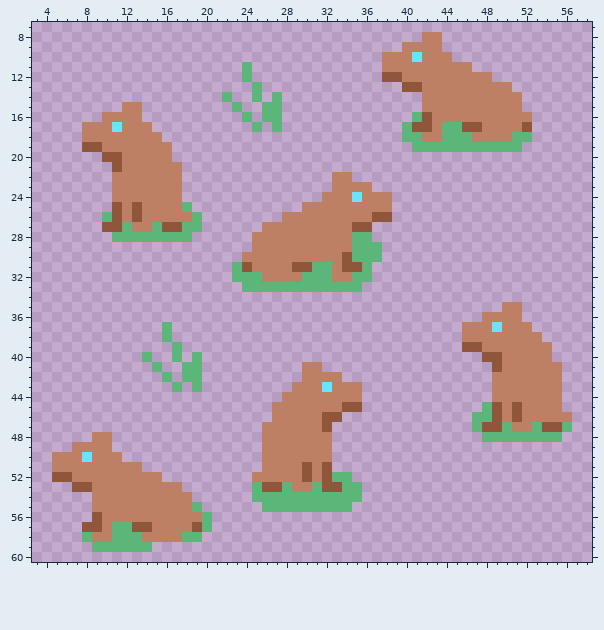
One commit to this pixel-art sprite: sprites/pasture1.png. The first picture shows the starting point.
The file is 256x256 pixels, drawn in blocks of 4x4; one block is one cell here. Shown: x 3..58, y 7..60.
The same view after the edit:
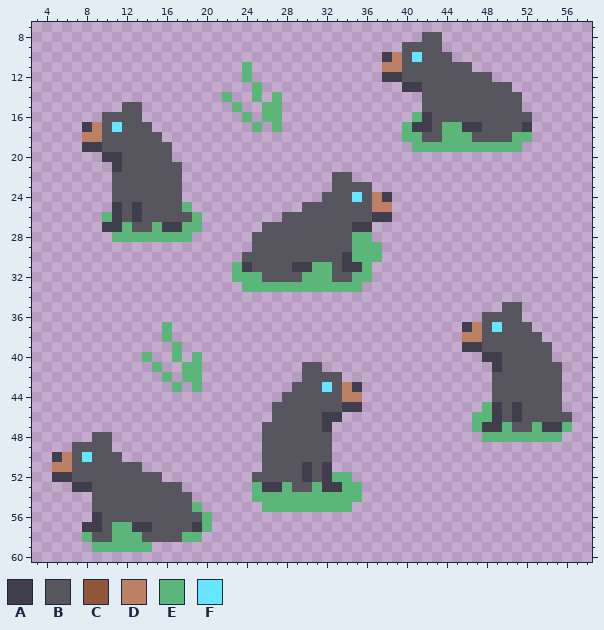
Palette (. is transparent): A #403e4d  B #57555d  C #8f563b  D #bd8064  E #5cb679  F #67e5ff
Change:
@@ x 3..58 @@
  7 ........................................................
- 8 .......................................DD...............
- 9 .....................................DDDD...............
-10 ...................................DDDFDDD..............
-11 .....................E.............DDDDDDDDD............
-12 .....................E.............CCDDDDDDDDD..........
-13 ......................E..............CCDDDDDDDDD........
-14 ...................E..E.E..............DDDDDDDDDD.......
-15 .........DD.........E..EE..............DDDDDDDDDD.......
-16 .......DDDD..........E.EE.............ECDDDDDDDDDD......
-17 .....DDDFDDD..........E.E............ECCDEECCDDDDC......
-18 .....DDDDDDDD........................EEDDEEEDDDDEE......
-19 .....CCDDDDDDD........................EEEEEEEEEEE.......
-20 .......CCDDDDD..........................................
-21 ........CDDDDDD.........................................
-22 ........DDDDDDD...............DD........................
-23 ........DDDDDDD...............DDDD......................
-24 ........DDDDDDD..............DDDFDDD....................
-25 ........CDCDDDDE...........DDDDDDDDD....................
-26 .......ECDCDDDDDE........DDDDDDDDDCC....................
-27 .......CCEDDECCEE......DDDDDDDDDCC......................
-28 ........EEEEEEEE......DDDDDDDDDDEE......................
-29 ......................DDDDDDDDDDEEE.....................
-30 .....................DDDDDDDDDDCEEE.....................
-31 ....................ECDDDDCCEEDCCE......................
-32 ....................EEEDDDDEEEDDEE......................
+ 8 .......................................BB...............
+ 9 .....................................BBBB...............
+10 ...................................ADBFBBB..............
+11 .....................E.............DDBBBBBBB............
+12 .....................E.............AABBBBBBBBB..........
+13 ......................E..............AABBBBBBBBB........
+14 ...................E..E.E..............BBBBBBBBBB.......
+15 .........BB.........E..EE..............BBBBBBBBBB.......
+16 .......BBBB..........E.EE.............EABBBBBBBBBB......
+17 .....ADBFBBB..........E.E............EAABEEAABBBBA......
+18 .....DDBBBBBB........................EEBBEEEBBBBEE......
+19 .....AABBBBBBB........................EEEEEEEEEEE.......
+20 .......AABBBBB..........................................
+21 ........ABBBBBB.........................................
+22 ........BBBBBBB...............BB........................
+23 ........BBBBBBB...............BBBB......................
+24 ........BBBBBBB..............BBBFBDA....................
+25 ........ABABBBBE...........BBBBBBBDD....................
+26 .......EABABBBBBE........BBBBBBBBBAA....................
+27 .......AAEBBEAAEE......BBBBBBBBBAA......................
+28 ........EEEEEEEE......BBBBBBBBBBEE......................
+29 ......................BBBBBBBBBBEEE.....................
+30 .....................BBBBBBBBBBAEEE.....................
+31 ....................EABBBBAAEEBAAE......................
+32 ....................EEEBBBBEEEBBEE......................
 33 .....................EEEEEEEEEEEE.......................
 34 ........................................................
-35 ...............................................DD.......
-36 .............................................DDDD.......
-37 .............E.............................DDDFDDD......
-38 .............E.............................DDDDDDDD.....
-39 ..............E............................CCDDDDDDD....
-40 ...........E..E.E............................CCDDDDD....
-41 ............E..EE..........DD.................CDDDDDD...
-42 .............E.EE..........DDDD...............DDDDDDD...
-43 ..............E.E.........DDDFDDD.............DDDDDDD...
-44 .........................DDDDDDDD.............DDDDDDD...
-45 ........................DDDDDDDCC............ECDCDDDD...
-46 ........................DDDDDCC.............EECDCDDDDD..
-47 .......................DDDDDDC..............ECCEDDECCE..
-48 ......DD...............DDDDDDD...............EEEEEEEE...
-49 ....DDDD...............DDDDDDD..........................
-50 ..DDDFDDD..............DDDDDDD..........................
-51 ..DDDDDDDDD............DDDDCDC..........................
-52 ..CCDDDDDDDDD.........DDDDDCDCEE........................
-53 ....CCDDDDDDDDD.......ECCEDDECCEE.......................
-54 ......DDDDDDDDDD......EEEEEEEEEEE.......................
-55 ......DDDDDDDDDDE......EEEEEEEEE........................
-56 ......CDDDDDDDDDDE......................................
-57 .....CCDEECCDDDDCE......................................
-58 .....EDDEEEDDDDEE.......................................
+35 ...............................................BB.......
+36 .............................................BBBB.......
+37 .............E.............................ADBFBBB......
+38 .............E.............................DDBBBBBB.....
+39 ..............E............................AABBBBBBB....
+40 ...........E..E.E............................AABBBBB....
+41 ............E..EE..........BB.................ABBBBBB...
+42 .............E.EE..........BBBB...............BBBBBBB...
+43 ..............E.E.........BBBFBDA.............BBBBBBB...
+44 .........................BBBBBBDD.............BBBBBBB...
+45 ........................BBBBBBBAA............EABABBBB...
+46 ........................BBBBBAA.............EEABABBBBB..
+47 .......................BBBBBBA..............EAAEBBEAAE..
+48 ......BB...............BBBBBBB...............EEEEEEEE...
+49 ....BBBB...............BBBBBBB..........................
+50 ..ADBFBBB..............BBBBBBB..........................
+51 ..DDBBBBBBB............BBBBABA..........................
+52 ..AABBBBBBBBB.........BBBBBABAEE........................
+53 ....AABBBBBBBBB.......EAAEBBEAAEE.......................
+54 ......BBBBBBBBBB......EEEEEEEEEEE.......................
+55 ......BBBBBBBBBBE......EEEEEEEEE........................
+56 ......ABBBBBBBBBBE......................................
+57 .....AABEEAABBBBAE......................................
+58 .....EBBEEEBBBBEE.......................................
 59 ......EEEEEE............................................
